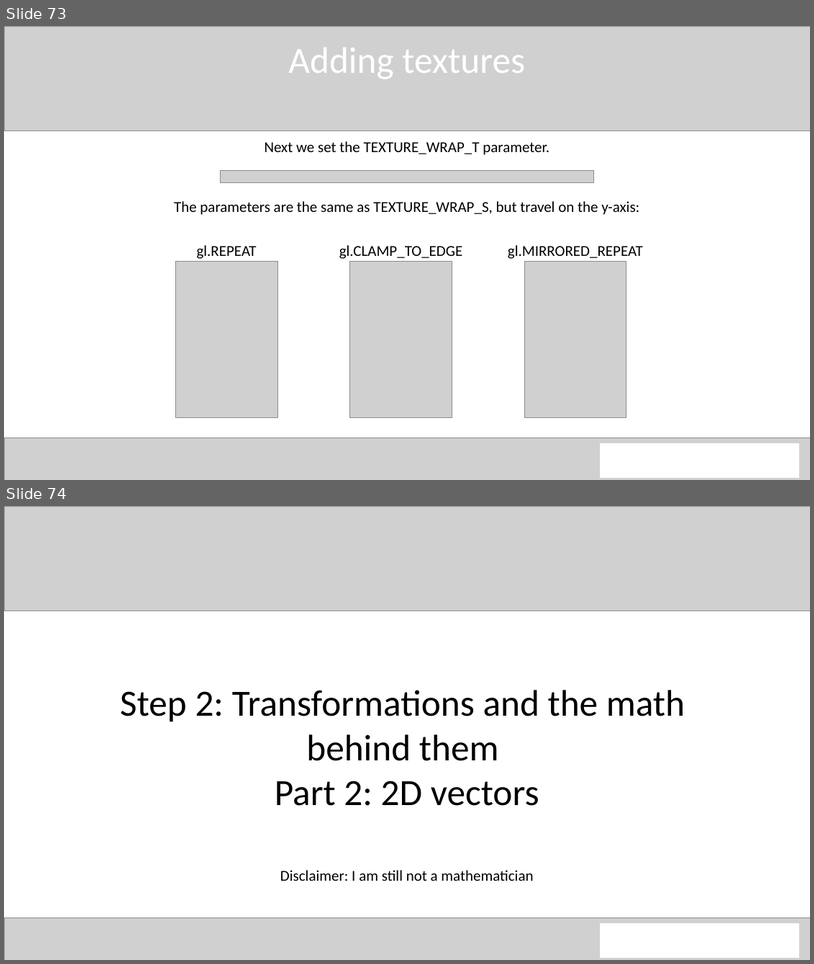
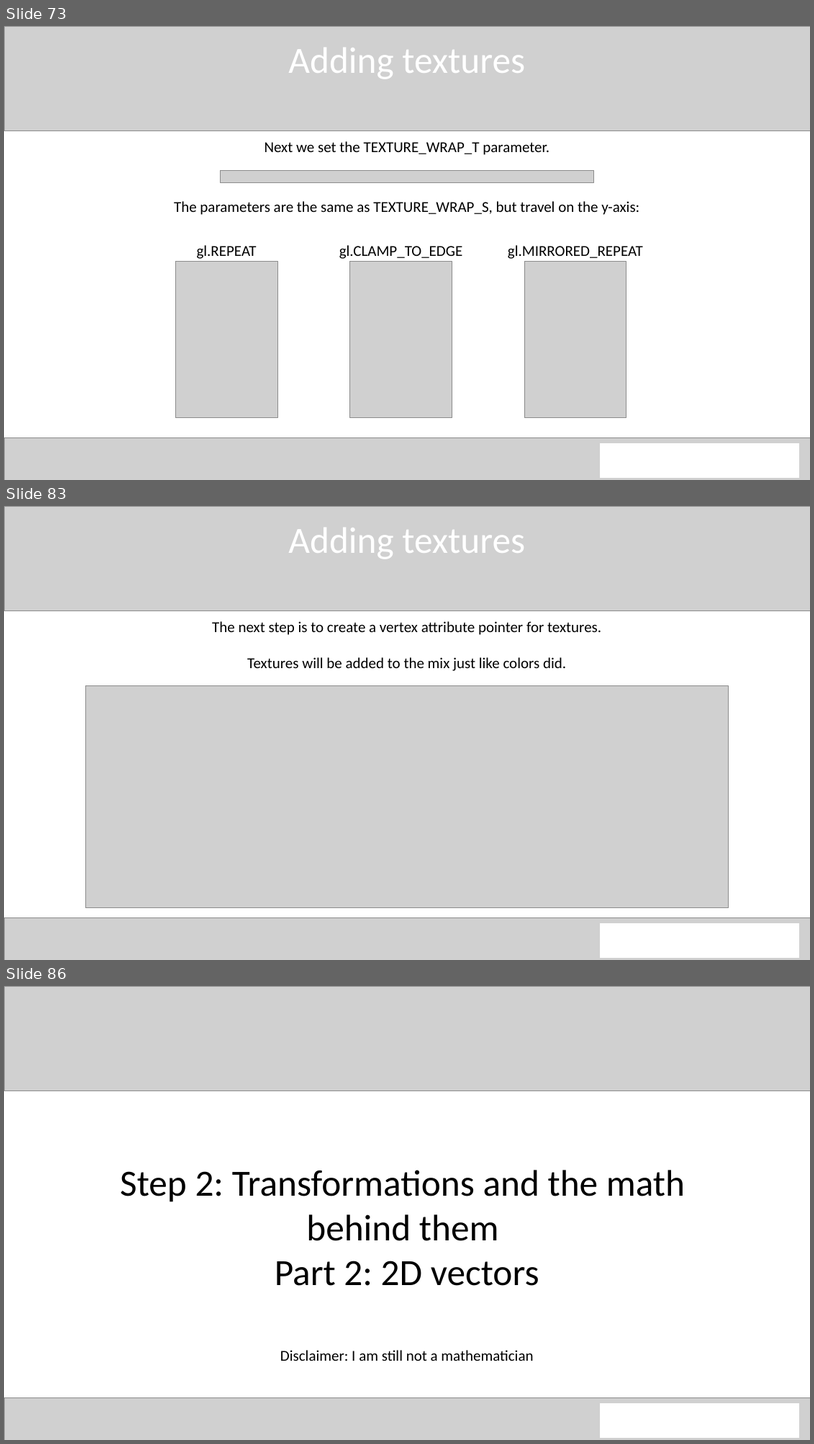
Before and after one commit to QuincyJacobs/WebGLTutorial, a slide deck: Presentation/Presentation WebGL.pptx. Shown one above the other, each under a label of ours: slides 73 and 74 before the commit, slides 73, 83 and 86 after it; the slides between them are not shown. The pictures are 814x964 and 814x1444 pixels, drawn with LibreOffice and Linux fonts; fonts in the diff are those of the drawing; grey boxes stand for pictures. Boxes give left, top, right and bottom in pixels: in the first picture for what was removed or moved away, otherwise in the second. Text is boxed around its words. In the diff, an @@ line names an element or a change of style, - is before the commit and + after.

Commit message:
Powerpoint update
Almost finished up the texture part. This accompanies Example 4

```diff
--- a/Presentation/Presentation WebGL.pptx
+++ b/Presentation/Presentation WebGL.pptx
@@ slide 83 added at (4, 506, 810, 960), background #FFFFFF @@
@@ picture added at (4, 506, 810, 611) @@
@@ text added at (288, 528, 525, 559), 44 pt, text #FFFFFF @@
+Adding textures
@@ text added at (212, 621, 602, 671), 18 pt, text #000000 @@
+The next step is to create a vertex attribute pointer for textures.
+Textures will be added to the mix just like colors did.
@@ picture added at (85, 686, 729, 908) @@
@@ picture added at (4, 917, 810, 960) @@
@@ rectangle added at (600, 924, 800, 957), fill #FFFFFF, outline #FFFFFF 1 pt @@
@@ what was slide 74 is now slide 86 @@
```
Also in this commit, not shown: 11 other slides added.
